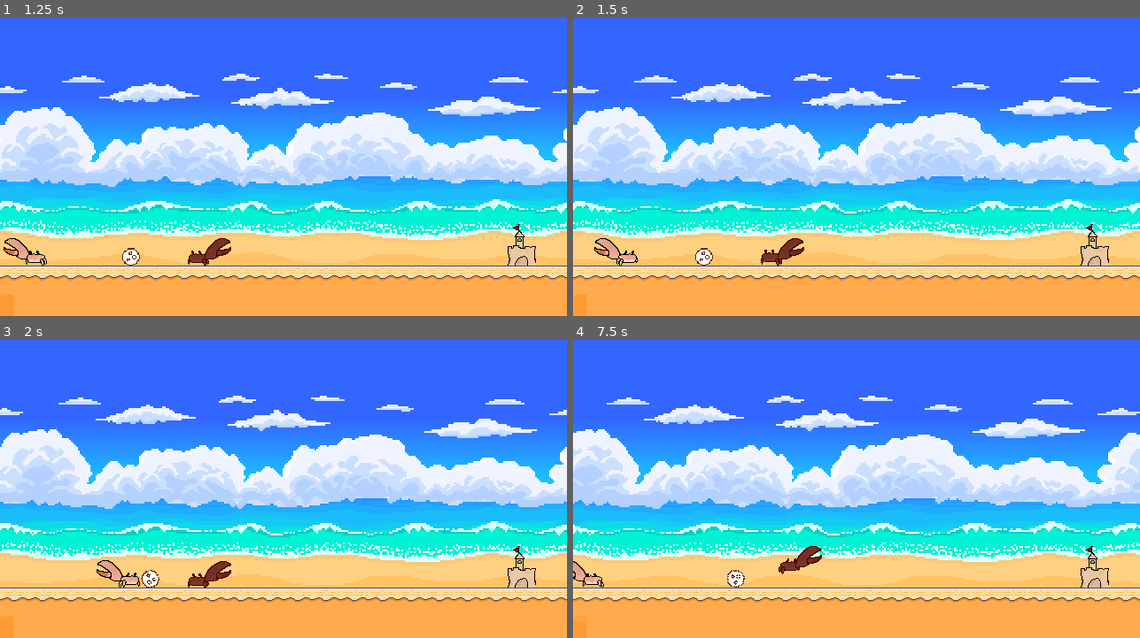
Above: before the commit, frames 1-4 (two rows, left to right).
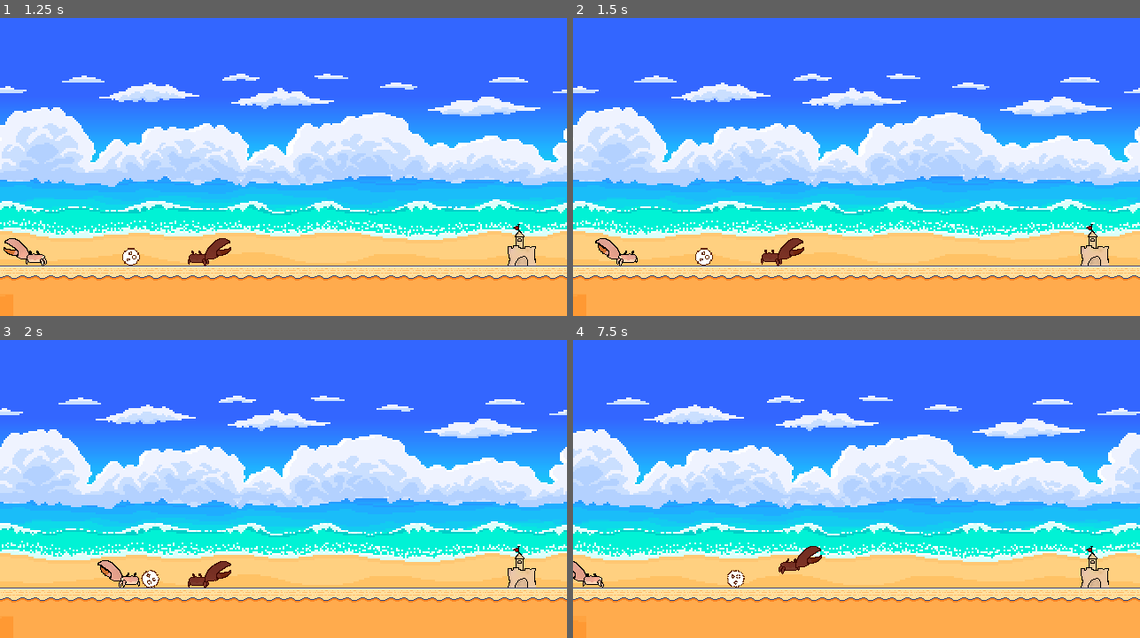
Above: after the commit, the same moments.

Repository: Ruilesser/CHacks2025
Game: Godot game, scene res://Scenes/title_screen.tscn
The game is run twice, just before and just after one commit, with the same random seed, the same clock (stepped at 60 frames per second) and the same inputs.
Inputs (mouse positions are in pixels of both pictures, inside the frame that each line leads up to):
- Up to frame 1 (1.25 s): click "PLAY" at 0.5 s
- Up to frame 2 (1.5 s): tap Enter (p2_grab) at 1.25 s; move the mouse to (981, 140) at 1.27 s; hold D (p1_right) from 1.28 s (still down); hold Shift (p1_grab) from 1.28 s (still down)
- Up to frame 3 (2 s): keep holding D (p1_right); keep holding Shift (p1_grab); tap W (p1_up) at 1.52 s; tap Down (p2_down) at 1.55 s
- Up to frame 4 (7.5 s): move the mouse to (743, 494) at 2.02 s; release Shift (p1_grab) at 2.03 s; tap Down (p2_down) at 2.1, 3.8 s; tap W (p1_up) at 2.27, 3.77, 4.52, 5.27, 6.77 s; tap Enter (p2_grab) at 2.3, 4.55, 5.1, 6.8 s; move the mouse to (913, 408) at 2.77 s; release D (p1_right) at 2.78 s; hold A (p1_left) 2.78-3.53 s; hold Enter (p2_grab) 2.78-3.53 s; tap Shift (p1_grab) at 3.05, 3.6, 5.3 s; move the mouse to (828, 542) at 3.52 s; hold D (p1_right) 3.53-5.03 s; move the mouse to (1026, 527) at 4.27 s; hold Down (p2_down) 4.28-5.03 s; move the mouse to (686, 432) at 5.02 s; hold A (p1_left) 5.03-5.78 s; move the mouse to (884, 480) at 5.77 s; hold D (p1_right) 5.78-6.53 s; hold Down (p2_down) 5.78-6.53 s; tap Left (p2_left) at 5.85 s; move the mouse to (771, 399) at 6.52 s; hold A (p1_left) from 6.53 s (still down); tap Right (p2_right) at 6.6 s; move the mouse to (981, 462) at 7.27 s; hold Shift (p1_grab) from 7.28 s (still down); tap Up (p2_up) at 7.35 s

Frame 1 is identical in both runs. In frame 2, less than 0.1% of the frame differs, in the area x 3-6%, y 75-80%; in frame 3, less than 0.1%; in frame 4, less than 0.1%.

Commit message:
Both Players work now

Diff:
--- a/one-armed-crabs/Player/player.tscn
+++ b/one-armed-crabs/Player/player.tscn
@@ -11,6 +11,9 @@
 [ext_resource type="Texture2D" uid="uid://b3adkuxfmylu3" path="res://Assets/crab/CRAB12.png" id="8_ct83n"]
 [ext_resource type="Texture2D" uid="uid://dmy7mclirpmiw" path="res://Assets/crab/CRAB13.png" id="9_aukc5"]
 [ext_resource type="Texture2D" uid="uid://c0hvpwt4xg6sl" path="res://Assets/crab/CLAW2.png" id="11_363rn"]
+
+[sub_resource type="RectangleShape2D" id="RectangleShape2D_gshfj"]
+size = Vector2(24, 22)
 
 [sub_resource type="SpriteFrames" id="SpriteFrames_htg1f"]
 animations = [{
@@ -80,6 +83,12 @@
 collision_mask = 5
 script = ExtResource("1_qw6o1")
 
+[node name="Area2D" type="Area2D" parent="."]
+
+[node name="CollisionShape2D2" type="CollisionShape2D" parent="Area2D"]
+position = Vector2(0, -1)
+shape = SubResource("RectangleShape2D_gshfj")
+
 [node name="AnimatedSprite2D" type="AnimatedSprite2D" parent="."]
 z_index = 1
 sprite_frames = SubResource("SpriteFrames_htg1f")
@@ -113,7 +122,7 @@
 position = Vector2(-36, -25)
 
 [node name="AimMarker" type="Marker2D" parent="Claw"]
-position = Vector2(-36, -59)
+position = Vector2(-32, -59)
 
 [node name="ClawGrabBox" type="Area2D" parent="Claw" groups=["Player"]]
 collision_layer = 8
--- a/one-armed-crabs/Player/player2.tscn
+++ b/one-armed-crabs/Player/player2.tscn
@@ -12,6 +12,9 @@
 [ext_resource type="Texture2D" uid="uid://dmy7mclirpmiw" path="res://Assets/crab/CRAB13.png" id="9_vyao8"]
 [ext_resource type="Texture2D" uid="uid://bu48xcjlqsnag" path="res://Assets/crab/CLAW1.png" id="10_dxjkk"]
 [ext_resource type="Texture2D" uid="uid://c0hvpwt4xg6sl" path="res://Assets/crab/CLAW2.png" id="11_p4l15"]
+
+[sub_resource type="RectangleShape2D" id="RectangleShape2D_185r3"]
+size = Vector2(24, 22)
 
 [sub_resource type="ShaderMaterial" id="ShaderMaterial_7431h"]
 shader = ExtResource("1_62lvd")
@@ -56,9 +59,6 @@
 "speed": 4.0
 }]
 
-[sub_resource type="RectangleShape2D" id="RectangleShape2D_185r3"]
-size = Vector2(24, 22)
-
 [sub_resource type="ShaderMaterial" id="ShaderMaterial_wfemf"]
 shader = ExtResource("1_62lvd")
 shader_parameter/colour = Color(0.960784, 0.113725, 0, 1)
@@ -94,6 +94,12 @@
 script = ExtResource("1_pc43o")
 isPlayer2 = true
 
+[node name="Area2D" type="Area2D" parent="."]
+
+[node name="CollisionShape2D2" type="CollisionShape2D" parent="Area2D"]
+position = Vector2(0, -1)
+shape = SubResource("RectangleShape2D_185r3")
+
 [node name="AnimatedSprite2D" type="AnimatedSprite2D" parent="."]
 material = SubResource("ShaderMaterial_7431h")
 sprite_frames = SubResource("SpriteFrames_htg1f")
@@ -127,6 +133,9 @@
 [node name="Marker2D" type="Marker2D" parent="Claw"]
 position = Vector2(-35, -17)
 
+[node name="AimMarker" type="Marker2D" parent="Claw"]
+position = Vector2(-35, -57)
+
 [node name="ClawGrabBox" type="Area2D" parent="Claw" groups=["Player"]]
 collision_layer = 8
 collision_mask = 7
--- a/one-armed-crabs/Scripts/player.gd
+++ b/one-armed-crabs/Scripts/player.gd
@@ -6,6 +6,7 @@
 @onready var animated_claw = $Claw/AnimatedSprite2D
 @onready var marker_2d: Marker2D = $Claw/Marker2D
 @onready var aim_marker: Marker2D = $Claw/AimMarker
+@onready var area_2d: Area2D = null
 
 @export var isPlayer2 = false
 
@@ -30,6 +31,8 @@
 var closest_area2d_to_clawbox = null
 var grabbed_object = null
 var area2d_in_clawbox = []
+var body_in_clawbox = []
+var closest_body_to_clawbox = null
 
 var claw: CharacterBody2D = null
 var charge_rotation = deg_to_rad(-36.0)  # -36 degrees (charging)
@@ -45,8 +48,21 @@
 
 func _ready() -> void:
 	claw = $Claw
+	area_2d = $Area2D
+	await get_tree().create_timer(0.1).timeout
+	area_2d.set_monitoring(true)
 
 func _process(delta: float) -> void:
+	rotation_degrees = 0
+
+	if(area_2d.is_monitoring() == false):
+		$Area2D/CollisionShape2D2.set_disabled(true)
+		global_position = get_parent().global_position
+		return
+	else:
+		$Area2D/CollisionShape2D2.set_disabled(false)
+
+
 	if isPlayer2 == false:
 		# Charging mechanic
 		if Input.is_action_pressed("p1_down") and not is_throwing and not is_returning:
@@ -63,11 +79,19 @@
 
 			# let go of grabbed item
 			if grabbed_object:
-				grabbed_object.reparent(player_1.get_parent())
-				grabbed_object.set_freeze_enabled(false)
-				var distance = aim_marker.global_position - marker_2d.global_position
-
-				grabbed_object.set_linear_velocity(distance * current_charge/30 )
+				if grabbed_object is RigidBody2D:
+					grabbed_object.reparent(player_1.get_parent())
+					grabbed_object.set_freeze_enabled(false)
+					var distance = aim_marker.global_position - marker_2d.global_position
+
+					grabbed_object.set_linear_velocity(distance * current_charge/30 )
+				elif grabbed_object is CharacterBody2D:
+					grabbed_object.reparent(player_1.get_parent())
+					closest_area2d_to_clawbox.set_monitoring(true)
+					var distance = aim_marker.global_position - marker_2d.global_position
+
+					grabbed_object.set_velocity(distance * current_charge/30 )
+			grabbed_object = null
 
 			# Short delay before returning to idle position
 			await get_tree().create_timer(0.1).timeout
@@ -109,26 +133,54 @@
 					grabbed_object.reparent(marker_2d)
 				else:
 					marker_2d.add_child(grabbed_object)
-
-			else:
-				animated_claw.frame = 0
+			elif  closest_area2d_to_clawbox and closest_area2d_to_clawbox.owner is CharacterBody2D: #player2
+				canPick = false
+				# print("my name is: ")
+				grabbed_object = closest_area2d_to_clawbox.owner
+				closest_area2d_to_clawbox.set_monitoring(false)
+				if grabbed_object.get_parent():
+					grabbed_object.reparent(marker_2d)
+				else:
+					marker_2d.add_child(grabbed_object)
+
+		else:
+			animated_claw.frame = 0
 		#elif Input.is_action_just_released("p1_grab"):
 			#canPick = true
 			#closest_throwable_distance = INF
 			#animated_claw.frame = 0
 
 	#end of player1 body
+	#start of player2 body
 	else:
 		# Charging mechanic
 		if Input.is_action_pressed("p2_down") and not is_throwing and not is_returning:
 			current_charge = move_toward(current_charge, MAX_CHARGE, delta * CHARGE_INCREMENT)
 			charge_ratio = current_charge / MAX_CHARGE
-			claw.rotation = lerp(default_rotation, reflection_ratio * charge_rotation, charge_ratio)
+			claw.rotation = lerp(default_rotation, -1*charge_rotation, charge_ratio)
 
 		# Throwing action when button is released
 		elif Input.is_action_just_released("p2_down") and not is_throwing and not is_returning:
 			is_throwing = true
-			claw.rotation = lerp(reflection_ratio * charge_rotation, reflection_ratio * throw_rotation, charge_ratio)
+
+			claw.rotation = lerp(-1*charge_rotation, -1* throw_rotation, charge_ratio)
+			animated_claw.frame = 0
+
+			# let go of grabbed item
+			if grabbed_object:
+				if grabbed_object is RigidBody2D:
+					grabbed_object.reparent(player_1.get_parent())
+					grabbed_object.set_freeze_enabled(false)
+					var distance = aim_marker.global_position - marker_2d.global_position
+
+					grabbed_object.set_linear_velocity(distance * current_charge/(30) )
+				elif grabbed_object is CharacterBody2D:
+					grabbed_object.reparent(player_1.get_parent())
+					closest_area2d_to_clawbox.set_monitoring(true)
+					var distance = aim_marker.global_position - marker_2d.global_position
+
+					grabbed_object.set_velocity(distance * current_charge/30 )
+			grabbed_object = null
 
 			# Short delay before returning to idle position
 			await get_tree().create_timer(0.1).timeout
@@ -136,41 +188,58 @@
 			# Start return animation
 			is_returning = true
 			while abs(claw.rotation - default_rotation) > 0.01:
-				if not get_tree():
-					break
 				claw.rotation = move_toward(claw.rotation, default_rotation, claw_return_speed)
 				await get_tree().process_frame
 
 			# Reset charge and flags
+			canPick = true
 			current_charge = 0
 			is_throwing = false
 			is_returning = false  # End of return animation, allow throwing again
 
+
 		# Reset charge when not holding the charge button
 		else:
 			current_charge = move_toward(current_charge, 0, delta * CHARGE_INCREMENT)  # Optional: Reset charge when not holding
 		# Reset charge when not holding the charge button
-
+		6
 		if Input.is_action_pressed("p2_grab") and not is_throwing and not is_returning and canPick:
 			# print("omg guys you can grab stuff")
 			closest_area2d_to_clawbox = null # assume no thing is found
 			animated_claw.frame = 1
 
 			for i in area2d_in_clawbox:
-				if i.position.distance_to(claw_grab_box.position) < closest_throwable_distance:
-					closest_throwable_distance = i.position.distance_to(claw_grab_box.position)
+				if i.global_position.distance_to(claw_grab_box.global_position) < closest_throwable_distance:
+					closest_throwable_distance = i.global_position.distance_to(claw_grab_box.global_position)
 					closest_area2d_to_clawbox = i
 
-			if closest_area2d_to_clawbox and closest_area2d_to_clawbox.owner.get_name() == "Ball":
+			if closest_area2d_to_clawbox and closest_area2d_to_clawbox.owner is RigidBody2D: #Ball
 				canPick = false
-				print("my name is: ")
-
-
-		elif Input.is_action_just_released("p2_grab"):
-			canPick = true
-			closest_throwable_distance = INF
+				# print("my name is: ")
+				grabbed_object = closest_area2d_to_clawbox.owner
+				grabbed_object.set_freeze_enabled(true)
+				if grabbed_object.get_parent():
+					grabbed_object.reparent(marker_2d)
+				else:
+					marker_2d.add_child(grabbed_object)
+			elif  closest_area2d_to_clawbox and closest_area2d_to_clawbox.owner is CharacterBody2D: #player2
+				canPick = false
+				# print("my name is: ")
+				grabbed_object = closest_area2d_to_clawbox.owner
+				closest_area2d_to_clawbox.set_monitoring(false)
+				if grabbed_object.get_parent():
+					grabbed_object.reparent(marker_2d)
+				else:
+					marker_2d.add_child(grabbed_object)
+
+		else:
 			animated_claw.frame = 0
-
+		#elif Input.is_action_just_released("p1_grab"):
+			#canPick = true
+			#closest_throwable_distance = INF
+			#animated_claw.frame = 0
+
+	#end of player2 body
 	#end of process()
 
 
@@ -250,14 +319,15 @@
 	if area == closest_area2d_to_clawbox:
 		closest_throwable_distance = INF
 
-
-#func _on_claw_grab_box_body_entered(body: Node2D) -> void:
-	#print("body in claw range")
-	#print(body.get_name())
-	#if body is Ball:
-		#area2d_in_clawbox.append(body) # add to items
-#
-#func _on_claw_grab_box_body_exited(body: Node2D) -> void:
-	#area2d_in_clawbox.erase(body) #no longer in the area
-	#if body == closest_area2d_to_clawbox:
-		#closest_throwable_distance = INF
+func _on_claw_grab_box_body_entered(body: Node2D) -> void:
+	#if body is CharacterBody2D and body != claw:
+		#print(body.get_name())
+		#body_in_clawbox.append(body) # add to items
+	pass
+
+func _on_claw_grab_box_body_exited(body: Node2D) -> void:
+	#if body is CharacterBody2D and body.owner != player_1 :
+		#body_in_clawbox.erase(body) # add to items
+		#if body == closest_body_to_clawbox:
+			#closest_throwable_distance = INF
+	pass
Not shown: 1 places in one-armed-crabs/Player/player.tscn that only renumber resources
